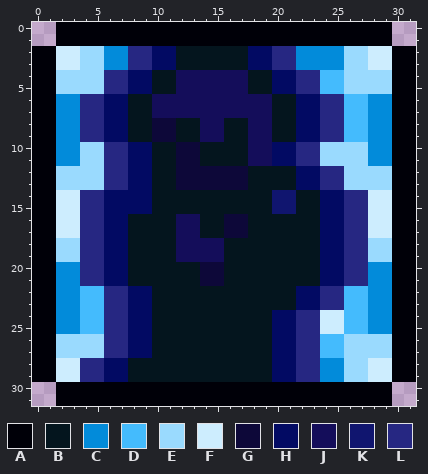
Two states of a pixel-art sprite, Sources/Modules/Myth/TheFirefly/Buffs/ShadowPotionBuff.png. The picture above was drawn from the file before the commit.
The file is 32x32 pixels. Colours within 5 levels of each other are drawn and written as one.
Palette (. is transparent): A #000008  B #04151e  C #028bda  D #44bbfd  E #9adafe  F #cdedfe  G #0d0839  H #020a63  J #140d5a  K #10156f  L #262782
After the commit:
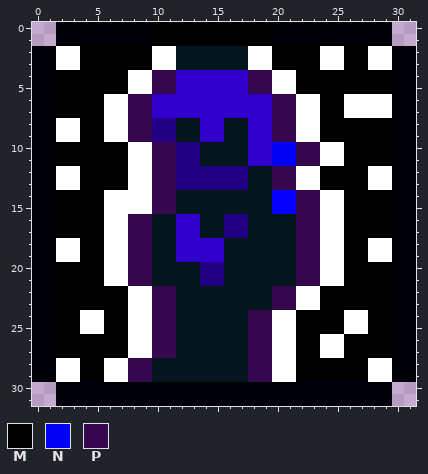
Colours new in this view: M #000000  N #0000f4  P #35074c
Edits made:
colour G: #0d0839 -> #210082
colour H: #020a63 -> #ffffff
colour J: #140d5a -> #3100cd
colour K: #10156f -> #0500fd
Changed rows in their new state; - is a pixel that keeps its letter.
first column x 2:
 0 --------MMMMMMMMMM----------
 1 --------MMMMMMMMMM----------
 2 HHMMMMMM----------MMMMHHMMHH
 3 HHMMMMMM----------MMMMHHMMHH
 4 MMMMMM--PP------PP--MMMMMMMM
 5 MMMMMM--PP------PP--MMMMMMMM
 6 MMMM--PP----------PP--MMHHHH
 7 MMMM--PP----------PP--MMHHHH
 8 HHMM--PP----------PP--MMMMMM
 9 HHMM--PP----------PP--MMMMMM
10 MMMMMM--PP--------NNPPHHMMMM
11 MMMMMM--PP--------NNPPHHMMMM
12 HHMMMM--PP--------PP--MMMMHH
13 HHMMMM--PP--------PP--MMMMHH
14 MMMM----PP----------PP--MMMM
15 MMMM----PP----------PP--MMMM
16 MMMM--PP------------PP--MMMM
17 MMMM--PP------------PP--MMMM
18 HHMM--PP------------PP--MMHH
19 HHMM--PP------------PP--MMHH
20 MMMM--PP------------PP--MMMM
21 MMMM--PP------------PP--MMMM
22 MMMMMM--PP--------PP--MMMMMM
23 MMMMMM--PP--------PP--MMMMMM
24 MMHHMM--PP------PP--MMMMHHMM
25 MMHHMM--PP------PP--MMMMHHMM
26 MMMMMM--PP------PP--MMHHMMMM
27 MMMMMM--PP------PP--MMHHMMMM
28 HHMM--PP--------PP--MMMMMMHH
29 HHMM--PP--------PP--MMMMMMHH
Changed places in both pictures, as pixel boxes (x1, y1, x2, y2):
changed: (56, 22, 392, 382)
